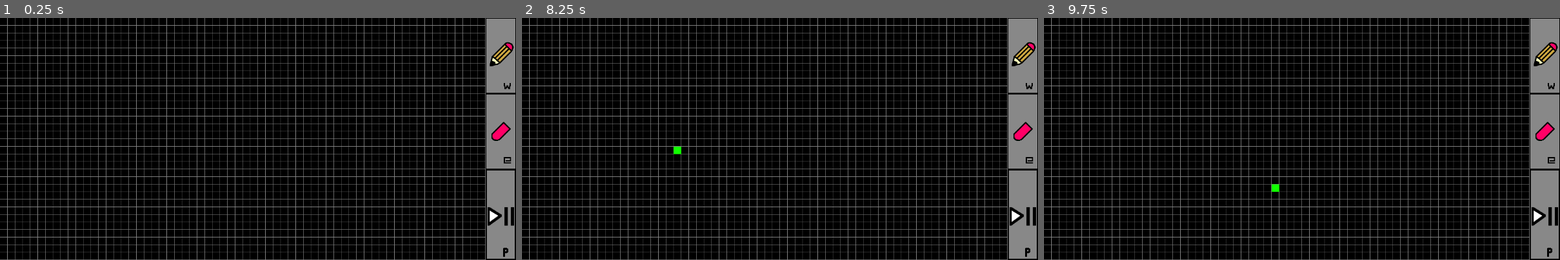
Above: before the commit, frames 1-3 (left to right).
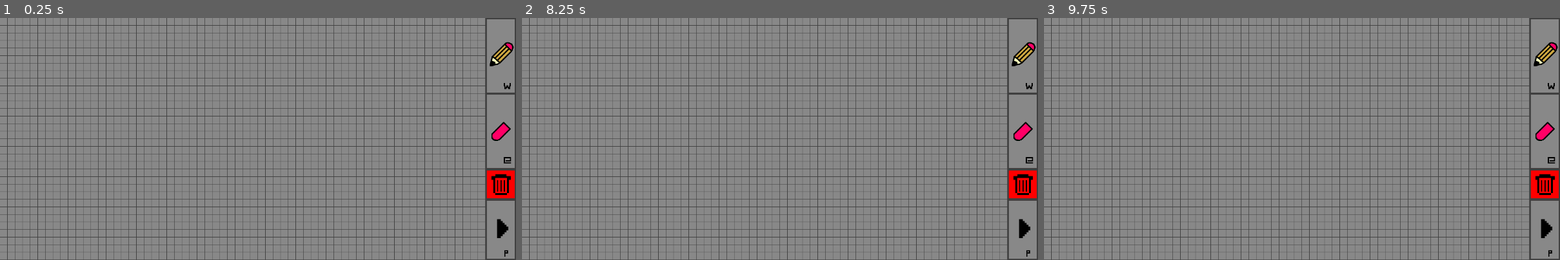
Above: after the commit, the same moments.

Repository: zro404/Game-of-Life
Game: Godot game, scene res://src/scenes/main.tscn
Two runs of this game, one before a commit and one after it. Both use one fixed random seed, a clock stepped at 60 frames per second and the inputs below. Before the commit the project starts from res://src/main.tscn.
Inputs (mouse positions are in pixels of both pictures, inside the frame that each line leads up to; where the layout moved, square brackets give the same spot in the first picture):
- Up to frame 1 (0.25 s): no input
- Up to frame 2 (8.25 s): click (1022, 184) at 0.52 s; click (1022, 230) [1022, 214] at 1.25 s; click (1022, 230) [1022, 214] at 2 s; click (1022, 56) at 2.75 s; click (1022, 56) at 3.5 s; click (1022, 184) at 4.27 s; click (1022, 56) at 5 s; click (1022, 230) [1022, 214] at 5.75 s; click (1022, 184) at 6.52 s; tap Enter at 7.25 s; move the mouse to (893, 126) at 7.27 s; click (893, 126) at 7.42 s; tap Space at 8 s; move the mouse to (676, 151) at 8.02 s; click (676, 151) at 8.17 s
- Up to frame 3 (9.75 s): tap Enter at 8.75 s; move the mouse to (1353, 85) at 8.77 s; click (1353, 85) at 8.92 s; tap Space at 9.5 s; move the mouse to (1276, 187) at 9.52 s; click (1276, 187) at 9.67 s

The runs differ from the first frame. In frame 1, 91% of the frame differs, in the area x 0-100%, y 0-100%; in frame 2, 91%; in frame 3, 91%.

Commit message:
Update UI, added clear button

Diff:
--- a/project.godot
+++ b/project.godot
@@ -11,7 +11,7 @@
 [application]
 
 config/name="Game of Life"
-run/main_scene="res://src/main.tscn"
+run/main_scene="res://src/scenes/main.tscn"
 config/features=PackedStringArray("4.0", "Mobile")
 config/icon="res://icon.svg"
 
--- a/src/globals/global_resource.gd
+++ b/src/globals/global_resource.gd
@@ -6,3 +6,5 @@
 var run: bool = false
 
 var map := []
+
+var map_template: Array
--- a/src/main.tscn
+++ b/src/scenes/main.tscn
@@ -1,20 +1,21 @@
-[gd_scene load_steps=26 format=3 uid="uid://blgaggoelqwp4"]
+[gd_scene load_steps=27 format=3 uid="uid://dgtvebx2tixl1"]
 
-[ext_resource type="Texture2D" uid="uid://ov3eaunyqlrb" path="res://assets/empty.png" id="1_hxwdr"]
-[ext_resource type="Texture2D" uid="uid://76nyx6gpx4u2" path="res://assets/filled.png" id="2_daw06"]
-[ext_resource type="Script" path="res://src/buttons.gd" id="3_0k5oc"]
-[ext_resource type="Script" path="res://src/main.gd" id="3_0ufk7"]
-[ext_resource type="Texture2D" uid="uid://dv1w8j2nbstxq" path="res://assets/pen.png" id="3_k6m10"]
-[ext_resource type="Texture2D" uid="uid://cb33lmdln3pyf" path="res://assets/eraser.png" id="3_kd5vy"]
-[ext_resource type="Texture2D" uid="uid://w2dx45xit2p0" path="res://assets/pause_play.png" id="5_fxm7e"]
+[ext_resource type="Texture2D" uid="uid://ov3eaunyqlrb" path="res://assets/empty.png" id="1_s0sun"]
+[ext_resource type="Texture2D" uid="uid://76nyx6gpx4u2" path="res://assets/filled.png" id="2_iq64c"]
+[ext_resource type="Script" path="res://src/script/main.gd" id="3_n5i7l"]
+[ext_resource type="Script" path="res://src/script/buttons.gd" id="4_l2sm1"]
+[ext_resource type="Texture2D" uid="uid://dv1w8j2nbstxq" path="res://assets/pen.png" id="5_dr3o1"]
+[ext_resource type="Texture2D" uid="uid://cb33lmdln3pyf" path="res://assets/eraser.png" id="6_vmjnf"]
+[ext_resource type="Texture2D" uid="uid://cxx7ge8ta2nm5" path="res://assets/trash.png" id="7_jmbqu"]
+[ext_resource type="Texture2D" uid="uid://w2dx45xit2p0" path="res://assets/pause_play.png" id="8_fcvun"]
 
 [sub_resource type="TileSetAtlasSource" id="TileSetAtlasSource_qgdhy"]
-texture = ExtResource("1_hxwdr")
+texture = ExtResource("1_s0sun")
 texture_region_size = Vector2i(20, 20)
 0:0/0 = 0
 
 [sub_resource type="TileSetAtlasSource" id="TileSetAtlasSource_avkk2"]
-texture = ExtResource("2_daw06")
+texture = ExtResource("2_iq64c")
 texture_region_size = Vector2i(20, 20)
 0:0/0 = 0
 
@@ -57,7 +58,7 @@
 tile_set = SubResource("TileSet_o5t3a")
 format = 2
 layer_0/tile_data = PackedInt32Array(0, 0, 0, 65536, 0, 0, 131072, 0, 0, 196608, 0, 0, 262144, 0, 0, 327680, 0, 0, 3932 …(29283 unchanged characters)…
-script = ExtResource("3_0ufk7")
+script = ExtResource("3_n5i7l")
 
 [node name="buttons" type="Control" parent="."]
 layout_mode = 3
@@ -67,7 +68,7 @@
 anchor_bottom = 1.0
 grow_horizontal = 0
 grow_vertical = 2
-script = ExtResource("3_0k5oc")
+script = ExtResource("4_l2sm1")
 
 [node name="pen" type="Button" parent="buttons"]
 layout_mode = 0
@@ -96,24 +97,54 @@
 theme_override_styles/disabled = SubResource("StyleBoxEmpty_ylxrk")
 theme_override_styles/focus = SubResource("StyleBoxEmpty_52bf3")
 action_mode = 0
-icon = ExtResource("3_kd5vy")
+icon = ExtResource("6_vmjnf")
 flat = true
 
-[node name="play" type="Button" parent="buttons"]
-layout_mode = 0
+[node name="trash" type="Button" parent="buttons"]
+layout_mode = 1
+anchors_preset = 3
+anchor_left = 1.0
+anchor_top = 1.0
+anchor_right = 1.0
+anchor_bottom = 1.0
 offset_left = 1280.0
-offset_top = 396.0
-offset_right = 1368.0
-offset_bottom = 644.0
+offset_top = 400.0
+offset_right = 1360.0
+offset_bottom = 480.0
+grow_horizontal = 0
+grow_vertical = 0
 theme_override_styles/normal = SubResource("StyleBoxEmpty_ynjvx")
 theme_override_styles/hover = SubResource("StyleBoxEmpty_3vree")
 theme_override_styles/pressed = SubResource("StyleBoxEmpty_np8ss")
 theme_override_styles/disabled = SubResource("StyleBoxEmpty_823cd")
 theme_override_styles/focus = SubResource("StyleBoxEmpty_4v7n0")
 action_mode = 0
-icon = ExtResource("5_fxm7e")
+icon = ExtResource("7_jmbqu")
+flat = true
+
+[node name="play" type="Button" parent="buttons"]
+layout_mode = 1
+anchors_preset = 3
+anchor_left = 1.0
+anchor_top = 1.0
+anchor_right = 1.0
+anchor_bottom = 1.0
+offset_left = 1280.0
+offset_top = 480.0
+offset_right = 1360.0
+offset_bottom = 640.0
+grow_horizontal = 0
+grow_vertical = 0
+theme_override_styles/normal = SubResource("StyleBoxEmpty_ynjvx")
+theme_override_styles/hover = SubResource("StyleBoxEmpty_3vree")
+theme_override_styles/pressed = SubResource("StyleBoxEmpty_np8ss")
+theme_override_styles/disabled = SubResource("StyleBoxEmpty_823cd")
+theme_override_styles/focus = SubResource("StyleBoxEmpty_4v7n0")
+action_mode = 0
+icon = ExtResource("8_fcvun")
 flat = true
 
 [connection signal="button_down" from="buttons/pen" to="buttons" method="_on_pen_button_down"]
 [connection signal="button_down" from="buttons/eraser" to="buttons" method="_on_eraser_button_down"]
+[connection signal="button_down" from="buttons/trash" to="buttons" method="_on_trash_button_down"]
 [connection signal="button_down" from="buttons/play" to="buttons" method="_on_play_button_down"]
--- a/src/buttons.gd
+++ b/src/script/buttons.gd
@@ -13,3 +13,7 @@
 
 func _on_play_button_down():
 	Globals.run = !Globals.run
+
+
+func _on_trash_button_down():
+	Globals.map = Globals.map_template.duplicate(true)
--- a/src/main.gd
+++ b/src/script/main.gd
@@ -3,8 +3,6 @@
 var Globals = preload("res://src/globals/global_resource.tres")
 
 var mouse_button_down: bool = false
-
-var map_template: Array
 
 func _ready():
 	var tmp = []
@@ -14,11 +12,11 @@
 	for i in range(32):
 		Globals.map.append(tmp.duplicate())
 
-	map_template = Globals.map.duplicate(true)
+	Globals.map_template = Globals.map.duplicate(true)
 
 func _process(_delta):
 	if Globals.run:
-		var next_gen_map = map_template.duplicate(true)
+		var next_gen_map = Globals.map_template.duplicate(true)
 
 		for row in range(len(Globals.map)):
 			for col in range(len(Globals.map[row])):
Binary file changed: assets/empty.png
Binary file changed: assets/eraser.png
Binary file changed: assets/pause_play.png
Binary file changed: assets/pen.png
Binary file added: assets/trash.png
Not shown, added: assets/trash.png.import
Not shown: 1 places in src/scenes/main.tscn that only renumber resources
